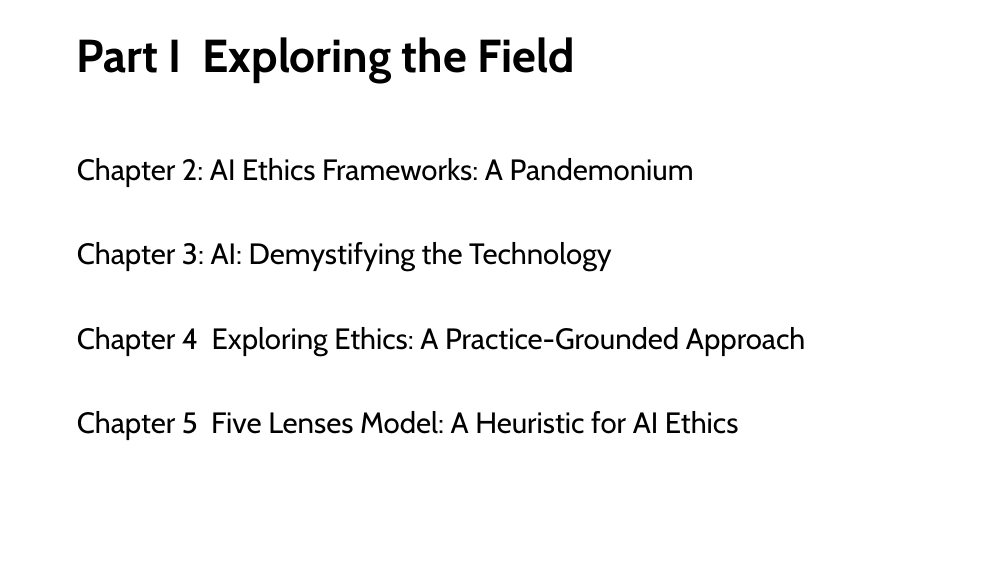
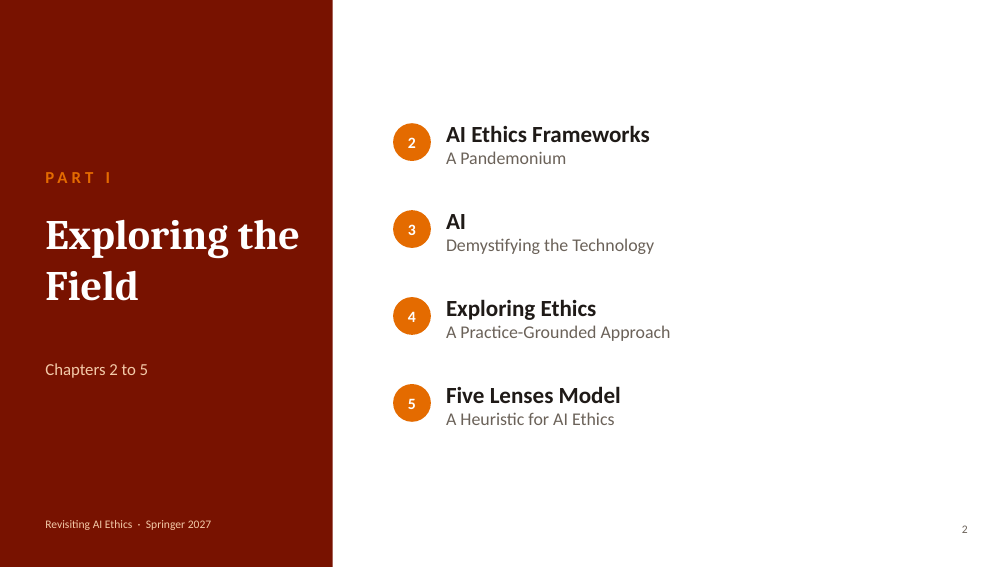
Before and after one commit to ericaraujophd/stem-slides, a slide deck: slide 2 of Session-6/S6-4-50pm-Book-AI-Ethics-Revisited.pptx. Drawn at 1008x567 pixels with LibreOffice and Linux fonts; fonts in the diff are those of the drawing. Boxes give left, top, right and bottom in pixels: in the first picture for what was removed or moved away, otherwise in the second. Text is boxed around its words. In the diff, an @@ line names an element or a change of style, - is before the commit and + after.

```diff
--- a/Session-6/S6-4-50pm-Book-AI-Ethics-Revisited.pptx
+++ b/Session-6/S6-4-50pm-Book-AI-Ethics-Revisited.pptx
@@ rectangle added at (0, 0, 333, 567), fill #781200 @@
@@ ellipse added at (393, 123, 431, 161), fill #E46B00 @@
@@ text added at (408, 137, 416, 148), 15 pt, text #FFFFFF, bold @@
+2
@@ text added at (446, 125, 649, 164), 22 pt, text #1F1A17, bold @@
+AI Ethics Frameworks
+A Pandemonium
@@ text "PART I" at (106, 172, 110, 183): vertical alignment middle to top @@
@@ text removed at (77, 158, 805, 440) @@
-Chapter 2: AI Ethics Frameworks: A Pandemonium
-Chapter 3: AI: Demystifying the Technology
-Chapter 4 Exploring Ethics: A Practice-Grounded Approach
-Chapter 5 Five Lenses Model: A Heuristic for AI Ethics
@@ text at (106, 172, 110, 183): text changed; size 44 to 16 pt; font Cabin to Calibri; text colour #000000 to #E46B00 @@
-Part I Exploring the Field
+PART I
@@ title added at (45, 219, 300, 301), 40 pt, text #FFFFFF, bold @@
+Exploring the Field
@@ ellipse added at (393, 210, 431, 248), fill #E46B00 @@
@@ text added at (408, 224, 416, 235), 15 pt, text #FFFFFF, bold @@
+3
@@ text added at (446, 214, 654, 254), 17 pt, text #6B6259 @@
+AI
+Demystifying the Technology
@@ ellipse added at (393, 297, 431, 335), fill #E46B00 @@
@@ text added at (446, 299, 671, 341), 17 pt, text #6B6259 @@
+Exploring Ethics
+A Practice-Grounded Approach
@@ text added at (408, 311, 416, 322), 15 pt, text #FFFFFF, bold @@
+4
@@ text added at (45, 363, 148, 378), 16 pt, text #F3C9A8 @@
+Chapters 2 to 5
@@ ellipse added at (393, 384, 431, 422), fill #E46B00 @@
@@ text added at (446, 386, 621, 425), 17 pt, text #6B6259 @@
+Five Lenses Model
+A Heuristic for AI Ethics
@@ text added at (408, 398, 416, 409), 15 pt, text #FFFFFF, bold @@
+5
@@ text added at (45, 520, 211, 530), 11 pt, text #F3C9A8 @@
+Revisiting AI Ethics · Springer 2027
@@ page number added at (962, 525, 968, 533), 11 pt, text #6B6259 @@
+2
```
Also in this commit, not shown: 2 other slides changed, 4 slides added, 4 slides removed.
